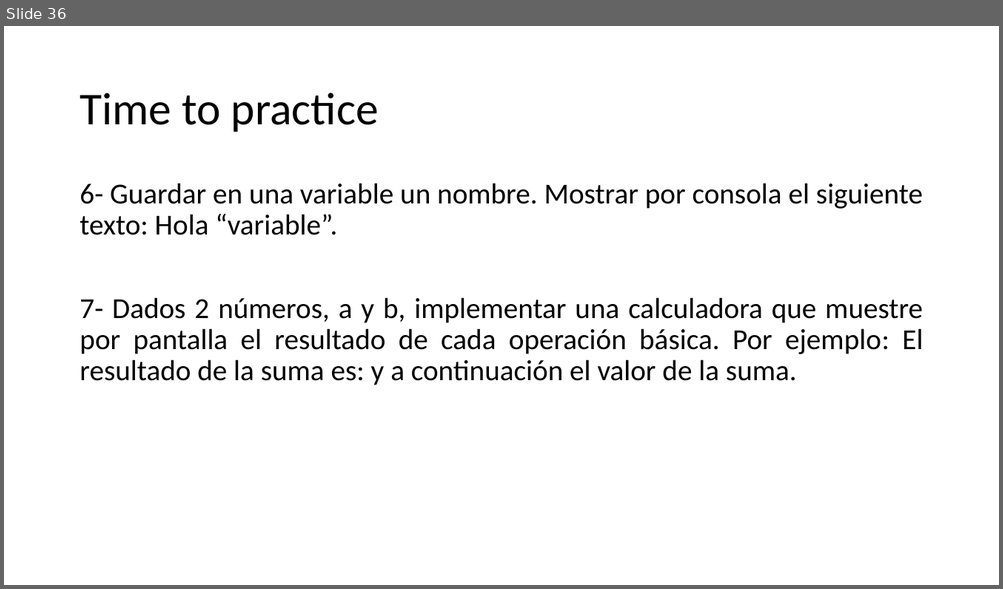
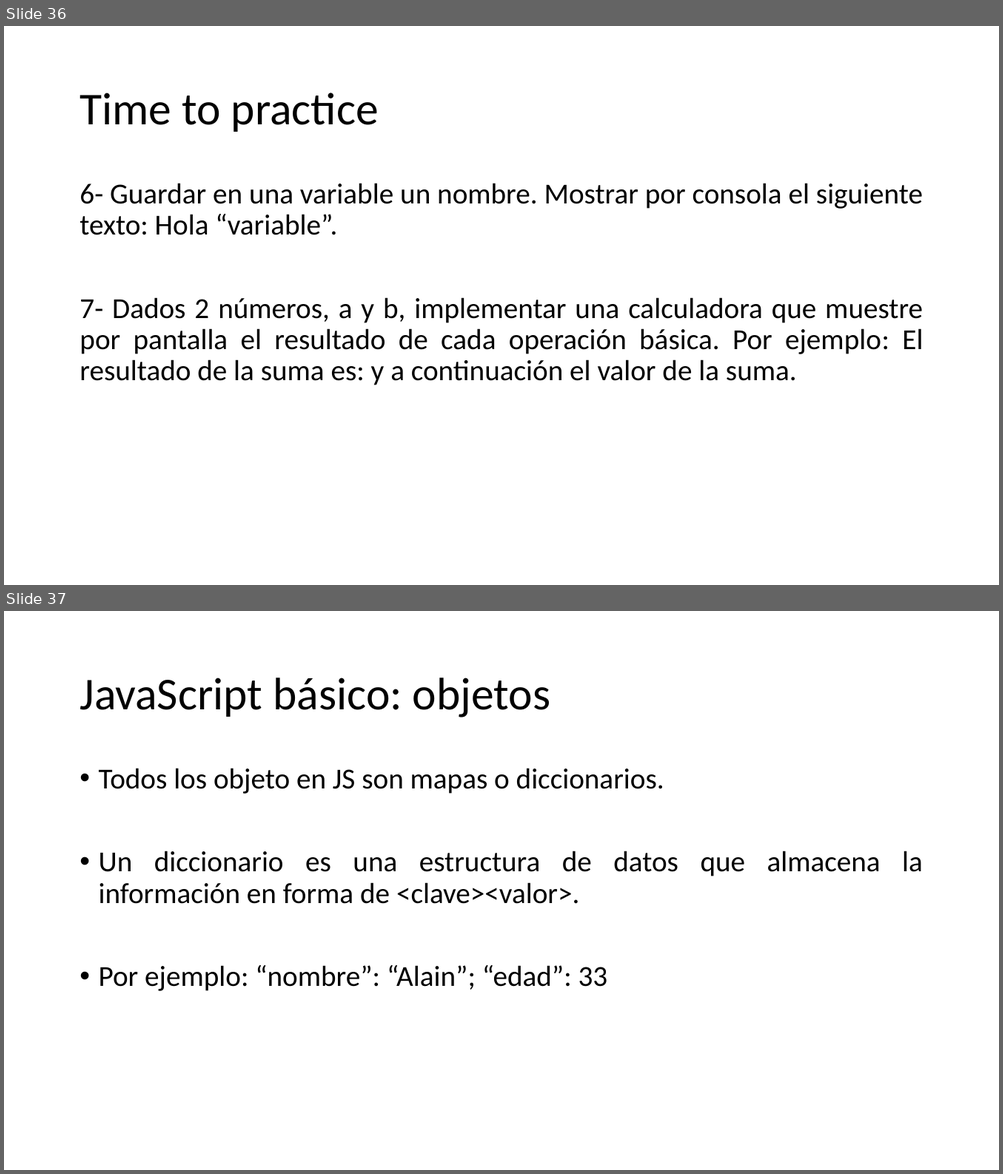
Before and after one commit to SarutobiKonohamaru/js_full_course, a slide deck: Presentacion.pptx. Shown one above the other, each under a label of ours: slide 36 before the commit, slides 36 and 37 after it. The pictures are 1003x589 and 1003x1174 pixels, drawn with LibreOffice and Linux fonts; fonts in the diff are those of the drawing. Boxes give left, top, right and bottom in pixels: in the first picture for what was removed or moved away, otherwise in the second. Text is boxed around its words. In the diff, an @@ line names an element or a change of style, - is before the commit and + after.

```diff
--- a/Presentacion.pptx
+++ b/Presentacion.pptx
@@ slide 37 added at (x1=4, y1=611, x2=999, y2=1170), background #FFFFFF @@
@@ title added at (x1=79, y1=678, x2=550, y2=718), 44 pt, text #000000 @@
+JavaScript básico: objetos
@@ text added at (x1=99, y1=768, x2=922, y2=991), 28 pt, text #000000 @@
+• Todos los objeto en JS son mapas o diccionarios.
+• Un diccionario es una estructura de datos que almacena la información en forma de <clave><valor>.
+• Por ejemplo: “nombre”: “Alain”; “edad”: 33
```
Also in this commit, not shown: 5 other slides added.
